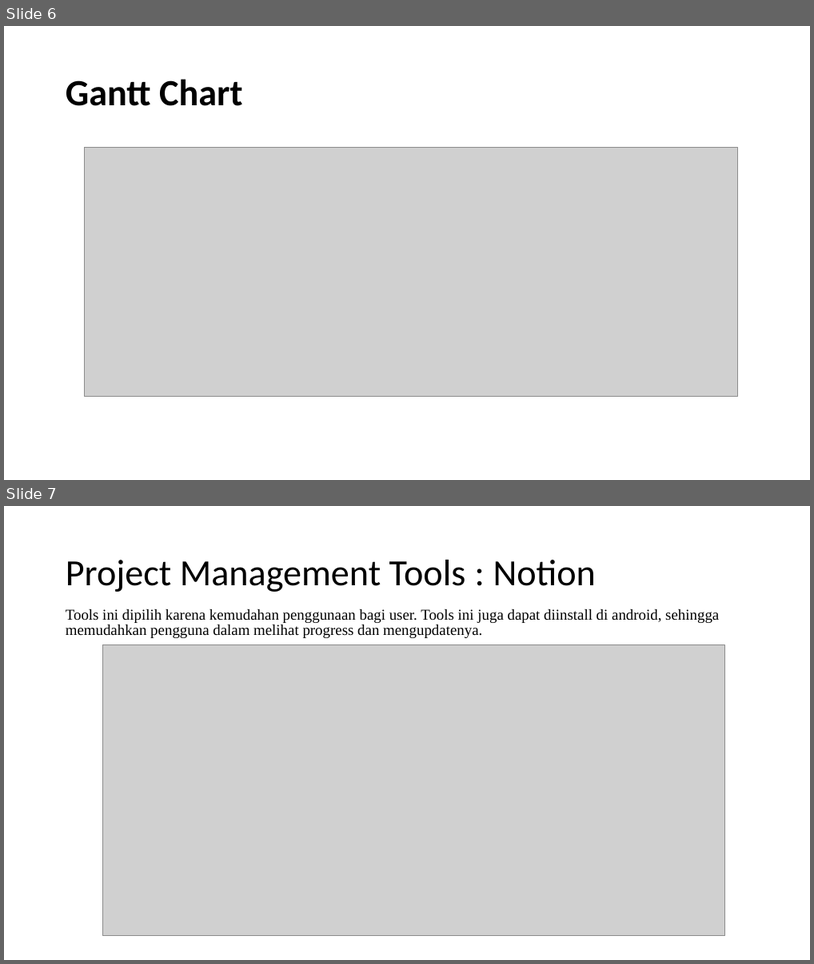
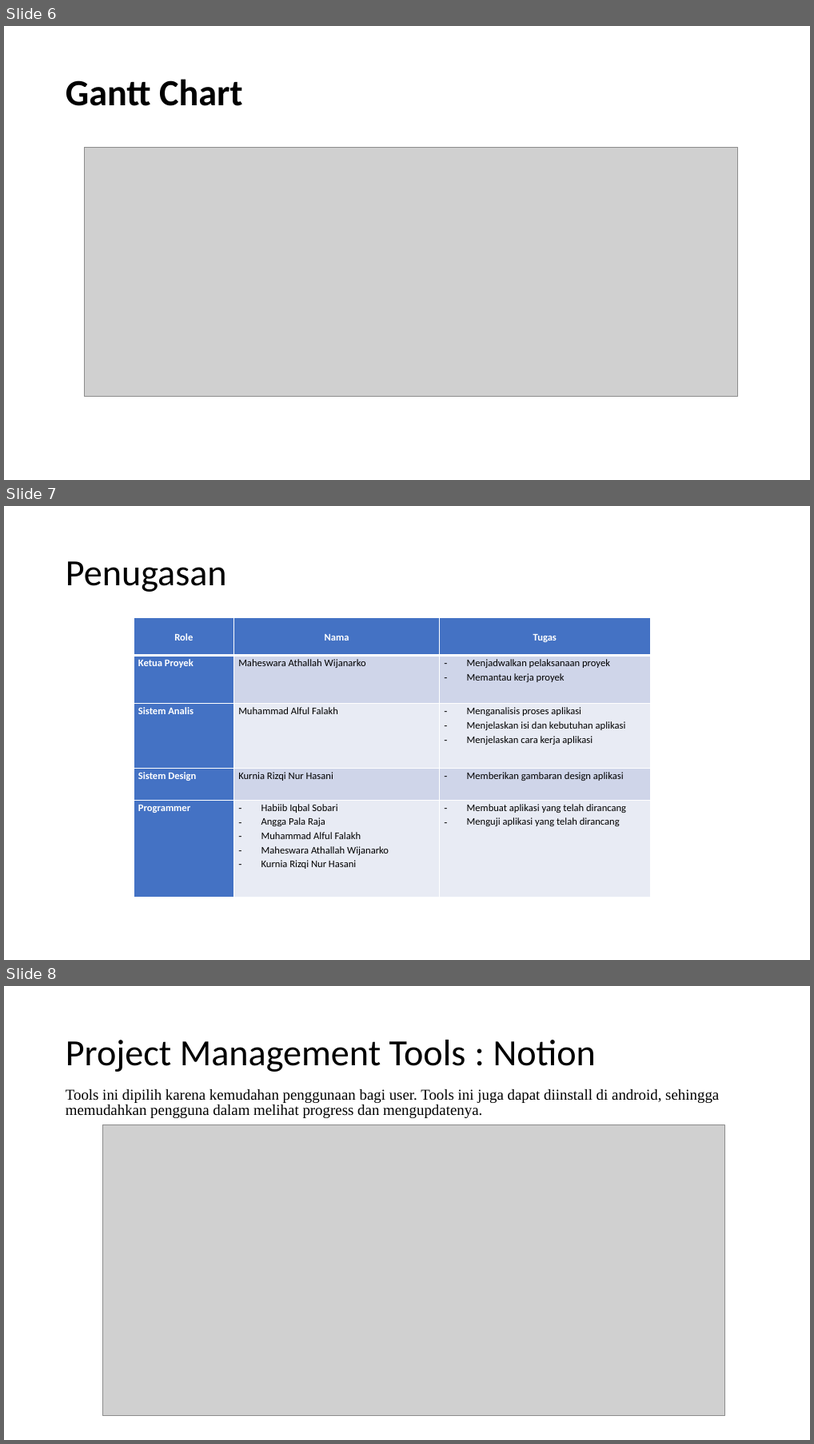
Before and after one commit to anggaraga1408/PPL4611, a slide deck: Aplikasi Catalog Board Game.pptx. Shown one above the other, each under a label of ours: slides 6 and 7 before the commit, slides 6, 7 and 8 after it. The pictures are 814x964 and 814x1444 pixels, drawn with LibreOffice and Linux fonts; fonts in the diff are those of the drawing; grey boxes stand for pictures. Boxes give left, top, right and bottom in pixels: in the first picture for what was removed or moved away, otherwise in the second. Text is boxed around its words. In the diff, an @@ line names an element or a change of style, - is before the commit and + after.

```diff
--- a/Aplikasi Catalog Board Game.pptx
+++ b/Aplikasi Catalog Board Game.pptx
@@ slide 7 added at [4,506,810,960], background #FFFFFF @@
@@ title added at [66,561,227,592], 44 pt, text #000000 @@
+Penugasan
@@ table added at [134,618,650,897], 5 rows, 3 columns @@
+Role | Nama | Tugas
+Ketua Proyek | Maheswara Athallah Wijanarko | Menjadwalkan pelaksanaan proyek / Memantau kerja proyek
+Sistem Analis | Muhammad Alful Falakh | Menganalisis proses aplikasi / Menjelaskan isi dan kebutuhan aplikasi / Menjelaskan cara kerja aplikasi
+Sistem Design | Kurnia Rizqi Nur Hasani | Memberikan gambaran design aplikasi
+Programmer | Habiib Iqbal Sobari / Angga Pala Raja / Muhammad Alful Falakh / Maheswara Athallah Wijanarko / Kurnia Rizqi Nur Hasani | Membuat aplikasi yang telah dirancang / Menguji aplikasi yang telah dirancang
@@ what was slide 7 is now slide 8 @@
```
Also in this commit, not shown: 1 slide changed, 1 other file.
